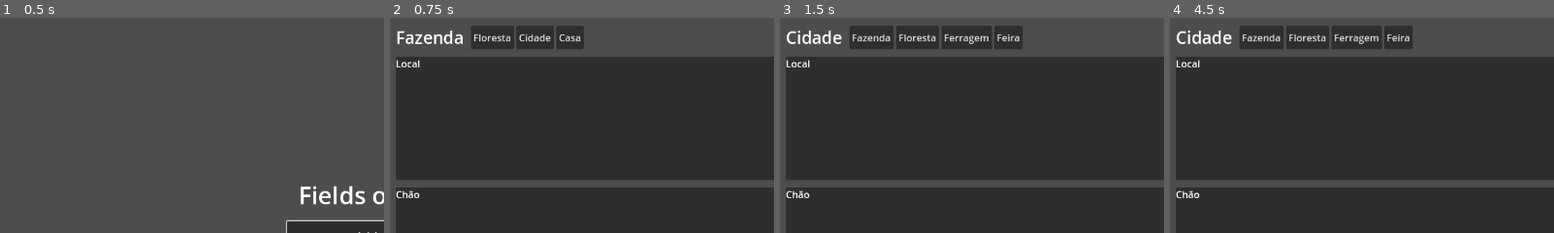
Above: before the commit, frames 1-4 (left to right).
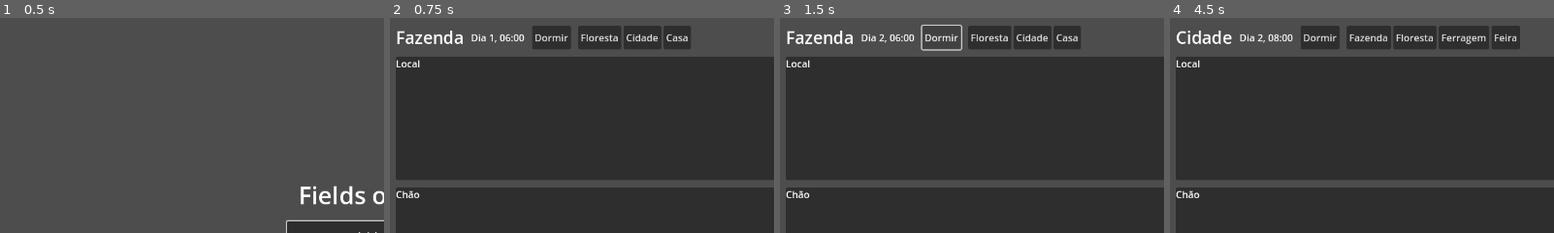
Above: after the commit, the same moments.

Repository: witoreel/fields-of-cards
Game: Godot game, scene res://ui/main_menu.tscn
The game is run twice, just before and just after one commit, with the same random seed, the same clock (stepped at 60 frames per second) and the same inputs.
Inputs (mouse positions are % of the whole screen's width and height, from its top left):
- Up to frame 1 (0.5 s): no input
- Up to frame 2 (0.75 s): click "Iniciar jogo" at 0.5 s
- Up to frame 3 (1.5 s): click (21, 5) at 1.25 s, where only the run after the commit has a clickable "Dormir"
- Up to frame 4 (4.5 s): click (12, 5) at 2 s, where only the run before the commit has a clickable "Fazenda"; click "Floresta" at 2.75 s; click "Fazenda" at 3.5 s; click "Cidade" at 4.25 s
The pictures show only the part of the screen within x 0-50%, y 0-50%; the shares and areas given below are measured in that part.

Frame 1 is identical in both runs. In frame 2, 4.6% of the frame differs, in the area x 21-79%, y 3-15%; in frame 3, 4.7%; in frame 4, 4.9%, in the area x 18-92%, y 3-15%.

Commit message:
Adiciona relógio, dia, dormir e debuff cansado (feature 2, T1-T5, T7-T9)
Co-Authored-By: Claude Sonnet 5.5 <noreply@anthropic.com>

Diff:
--- a/data/cards/semente.tres
+++ b/data/cards/semente.tres
@@ -8,3 +8,4 @@
 display_name = "Semente"
 props = PackedStringArray("stackable", "movable")
 weight = 5
+extra = {"grow_minutes": 20}
--- a/src/core/game_state.gd
+++ b/src/core/game_state.gd
@@ -8,7 +8,7 @@
 ## Áreas (AR1): HAND (mão), BACKPACK (mochila), STORAGE (storage aberto),
 ## LOCATION (cartas do local atual) e STAGE (o chão do local atual).
 
-const FORMAT_VERSION := 2
+const FORMAT_VERSION := 3
 const START_LOCATION := &"fazenda"
 
 const HAND := &"hand"
@@ -37,11 +37,38 @@
 
 ## Emitido ao chegar a um local (SV2 liga o autosave a ele).
 signal arrived(location_id: StringName)
+## Relógio (T2, T3, T7). `from_min` e `to_min` são minutos absolutos.
+signal time_advanced(from_min: int, to_min: int)
+## À meia-noite o dia termina (T7). `day` é o número do dia que acabou.
+signal day_ended(day: int)
+## O jogador acordou às 06:00 (T8) no dia `day`.
+signal woke_up(day: int)
+## Um evento agendado venceu (T3). Sistemas (crescimento, contas) ouvem isto.
+signal event_due(kind: String, data: Dictionary)
 ## Emitido quando cartas mudam de lugar ou de ordem, ou áreas abrem/fecham.
 signal areas_changed
 ## Emitido quando uma carta se soma a outra igual (C4). A interface usa para
 ## um destaque estático (W6).
 signal stacked(target_uid: int)
+
+const MINUTES_PER_DAY := 1440
+const WAKE_MINUTE := 360 # 06:00 (T8)
+const TIRED_MINUTE := 1320 # 22:00 (T9)
+
+## Minutos desde o início do dia 1, 00:00. O jogo começa às 06:00 do dia 1.
+var minutes := WAKE_MINUTE
+## Buffs e debuffs do jogador, como na carta (C9). Formato livre.
+var player_buffs: Array = []
+## Eventos agendados (T3): {at, kind, data}, guardados no save.
+var scheduled: Array = []
+
+## Custo de viagem em minutos entre locais de primeiro nível. Valores
+## provisórios, para balancear depois (T1). Dentro do mesmo pai custa 0.
+const TRAVEL_MINUTES := {
+	&"fazenda|floresta": 30,
+	&"fazenda|cidade": 60,
+	&"floresta|cidade": 90,
+}
 
 var current_location: StringName = START_LOCATION
 ## location_id (String) -> Array[Dictionary] de cartas, na ordem.
@@ -140,12 +167,118 @@
 	return out
 
 
+## Primeiro nível de um local (a cidade, para a ferragem).
+func root_of(id: StringName) -> StringName:
+	while parent_of(id) != &"":
+		id = parent_of(id)
+	return id
+
+
+## Minutos para ir de um local a outro (T1). Entre locais da mesma raiz é
+## zero; entre raízes, vem da tabela TRAVEL_MINUTES (simétrica).
+func travel_minutes(from: StringName, to: StringName) -> int:
+	var a := root_of(from)
+	var b := root_of(to)
+	if a == b:
+		return 0
+	var key := StringName("%s|%s" % [a, b])
+	var rkey := StringName("%s|%s" % [b, a])
+	return int(TRAVEL_MINUTES.get(key, TRAVEL_MINUTES.get(rkey, 0)))
+
+
+# --- Relógio --------------------------------------------------------------
+
+func day_number() -> int:
+	return minutes / MINUTES_PER_DAY + 1
+
+
+func minute_of_day() -> int:
+	return minutes % MINUTES_PER_DAY
+
+
+## "Dia 1, 06:00".
+func clock_text() -> String:
+	var m := minute_of_day()
+	return "Dia %d, %02d:%02d" % [day_number(), m / 60, m % 60]
+
+
+## Comando: avança o relógio (T1, T3). Se a meia-noite for atingida, o dia
+## termina de forma inevitável (T7): o jogador dorme e acorda às 06:00, e o
+## que sobrar da ação se perde.
+func advance_time(amount: int) -> void:
+	if amount <= 0:
+		return
+	var to_midnight := (minutes / MINUTES_PER_DAY + 1) * MINUTES_PER_DAY - minutes
+	if amount < to_midnight:
+		_step(amount)
+		return
+	_step(to_midnight)
+	_end_day_and_wake(true)
+
+
+## Comando: dorme até as 06:00 (T4, T8). Quem dormiu depois das 22:00 acorda
+## cansado (T9). Dormir é possível a qualquer hora (aberto: antes das 22:00).
+func sleep() -> void:
+	var m := minute_of_day()
+	var tired := m >= TIRED_MINUTE
+	if m < WAKE_MINUTE:
+		_step(WAKE_MINUTE - m)
+		_wake(tired)
+		return
+	_step(MINUTES_PER_DAY - m)
+	_end_day_and_wake(tired)
+
+
+func _end_day_and_wake(tired: bool) -> void:
+	day_ended.emit(day_number() - 1)
+	_step(WAKE_MINUTE)
+	_wake(tired)
+
+
+func _wake(tired: bool) -> void:
+	player_buffs = player_buffs.filter(func(b: Dictionary) -> bool: return b.get("id") != "cansado")
+	if tired:
+		# O efeito do "cansado" está em aberto; por ora é só o marcador.
+		player_buffs.append({"id": "cansado", "kind": "debuff"})
+	woke_up.emit(day_number())
+
+
+func is_tired() -> bool:
+	return player_buffs.any(func(b: Dictionary) -> bool: return b.get("id") == "cansado")
+
+
+func _step(amount: int) -> void:
+	var from := minutes
+	minutes += amount
+	_fire_due_events()
+	time_advanced.emit(from, minutes)
+	areas_changed.emit()
+
+
+## Agenda um evento para um minuto absoluto (T3).
+func schedule(at: int, kind: String, data: Dictionary = {}) -> void:
+	scheduled.append({"at": at, "kind": kind, "data": data.duplicate(true)})
+
+
+func _fire_due_events() -> void:
+	var due: Array = scheduled.filter(func(e: Dictionary) -> bool: return e["at"] <= minutes)
+	if due.is_empty():
+		return
+	scheduled = scheduled.filter(func(e: Dictionary) -> bool: return e["at"] > minutes)
+	due.sort_custom(func(a: Dictionary, b: Dictionary) -> bool: return a["at"] < b["at"])
+	for e in due:
+		event_due.emit(e["kind"], e["data"])
+
+
 ## Comando: anda para um local. Devolve falso se o local não existe.
 ## O tempo gasto (T1) ainda é zero, porque não há relógio.
 func travel_to(id: StringName) -> bool:
 	if not has_location(id):
 		return false
 	_close_storage_internal()
+	# A viagem gasta minutos (T1). Se a meia-noite cair no caminho, o dia
+	# acaba e o jogador acorda às 06:00 já no destino.
+	advance_time(travel_minutes(current_location, id))
 	current_location = id
 	arrived.emit(id)
 	areas_changed.emit()
@@ -369,6 +502,9 @@
 		"backpack_open": backpack_open,
 		"open_storage_uid": open_storage_uid,
 		"next_uid": next_uid,
+		"minutes": minutes,
+		"player_buffs": player_buffs.duplicate(true),
+		"scheduled": scheduled.duplicate(true),
 		# Inteiros de 64 bits viram texto: JSON só garante 53 bits.
 		"rng_seed": str(rng.seed),
 		"rng_state": str(rng.state),
@@ -376,12 +512,12 @@
 
 
 ## Reconstrói a partir de dados. Devolve null se algo estiver errado (SV4).
-## Aceita a versão 1 (sem mão, chão e storages).
+## Aceita versões antigas, preenchendo o que faltava.
 static func from_dict(data: Variant) -> GameState:
 	if not (data is Dictionary):
 		return null
 	var version := int(data.get("version", -1))
-	if version != FORMAT_VERSION and version != 1:
+	if version < 1 or version > FORMAT_VERSION:
 		return null
 	var s := GameState.new()
 	var extras = data.get("extra_locations", {})
@@ -417,6 +553,16 @@
 	s.backpack_open = bool(data.get("backpack_open", false))
 	s.open_storage_uid = int(data.get("open_storage_uid", 0))
 	s.next_uid = int(data.get("next_uid", 1))
+	s.minutes = int(data.get("minutes", WAKE_MINUTE))
+	var pb = data.get("player_buffs", [])
+	var sc = data.get("scheduled", [])
+	if not (pb is Array) or not (sc is Array):
+		return null
+	s.player_buffs = pb.duplicate(true)
+	for e in sc:
+		if not (e is Dictionary) or not e.has("at") or not (e.get("kind") is String):
+			return null
+		s.scheduled.append({"at": int(e["at"]), "kind": e["kind"], "data": e.get("data", {})})
 	if s.open_storage_uid != 0 and not s.storages.has(str(s.open_storage_uid)):
 		return null
 	var seed_text := str(data.get("rng_seed", ""))
--- /dev/null
+++ b/tests/check_clock.gd
@@ -0,0 +1,87 @@
+extends CheckBase
+## Feature 2: relógio e dia (T1-T5, T7-T9).
+## godot --headless --path . -s tests/check_clock.gd
+
+
+func _initialize() -> void:
+	label = "Verificações do relógio"
+	var s := GameState.new_game(1)
+	var woke := []
+	var ended := []
+	var events := []
+	s.woke_up.connect(func(d: int) -> void: woke.append(d))
+	s.day_ended.connect(func(d: int) -> void: ended.append(d))
+	s.event_due.connect(func(k: String, d: Dictionary) -> void: events.append([k, d, s.minutes]))
+
+	# US-2.1: começa às 06:00 do dia 1
+	_check(s.clock_text() == "Dia 1, 06:00", "começa às 06:00 (%s)" % s.clock_text())
+	# US-2.2: ações gastam minutos
+	s.advance_time(90)
+	_check(s.clock_text() == "Dia 1, 07:30", "avança 90 min")
+	s.advance_time(0)
+	_check(s.minutes == 450, "custo zero não muda o relógio")
+	_check(s.travel_minutes(&"fazenda", &"cidade") == 60 and s.travel_minutes(&"cidade", &"fazenda") == 60, "tabela de viagem é simétrica")
+	_check(s.travel_minutes(&"cidade", &"feira") == 0, "dentro da mesma raiz custa 0")
+	s.travel_to(&"cidade")
+	_check(s.minutes == 450 + 60, "viajar gasta minutos")
+	s.travel_to(&"ferragem")
+	_check(s.minutes == 510, "ir da cidade à ferragem não gasta")
+
+	# US-2.3: eventos agendados vencem em ordem com o relógio
+	s.schedule(s.minutes + 30, "b", {"x": 2})
+	s.schedule(s.minutes + 10, "a", {"x": 1})
+	s.advance_time(5)
+	_check(events.is_empty(), "nada venceu ainda")
+	s.advance_time(30)
+	_check(events.size() == 2 and events[0][0] == "a" and events[1][0] == "b", "venceram em ordem")
+	_check(s.scheduled.is_empty(), "agenda esvaziada")
+
+	# US-2.4: dormir leva às 06:00 do dia seguinte
+	s.sleep()
+	_check(s.clock_text() == "Dia 2, 06:00", "acorda às 06:00 do dia 2 (%s)" % s.clock_text())
+	_check(ended == [1] and woke == [2], "sinais de fim de dia e de acordar")
+	_check(not s.is_tired(), "dormir antes das 22:00 não cansa (US-2.7)")
+
+	# US-2.7: depois das 22:00 acordado, acorda cansado
+	s.advance_time(16 * 60 + 30) # 22:30
+	_check(s.clock_text() == "Dia 2, 22:30", "22:30")
+	s.sleep()
+	_check(s.clock_text() == "Dia 3, 06:00" and s.is_tired(), "acorda cansado")
+	s.sleep()
+	_check(not s.is_tired(), "o cansaço passa depois de dormir cedo")
+
+	# US-2.6: meia-noite é inevitável, e o que sobra da ação se perde
+	s.advance_time(17 * 60) # 23:00 do dia 4... 06:00 + 17h
+	_check(s.clock_text() == "Dia 4, 23:00", "23:00 do dia 4")
+	s.advance_time(120)
+	_check(s.clock_text() == "Dia 5, 06:00" and s.is_tired(), "a meia-noite fez dormir (%s)" % s.clock_text())
+	# Ação que termina exatamente à meia-noite também vira o dia
+	s.advance_time(18 * 60)
+	_check(s.clock_text() == "Dia 6, 06:00", "00:00 exata vira o dia (%s)" % s.clock_text())
+	# Acordar longe de casa: o jogador fica onde está (aberto)
+	_check(s.current_location == &"ferragem", "continua no mesmo local")
+	# Dormir de madrugada não existe: sleep às 06:00 pula o dia
+	var before := s.minutes
+	s.sleep()
+	_check(s.minutes == before + 1440, "dormir às 06:00 leva ao dia seguinte")
+
+	# Eventos que vencem durante a noite
+	s.schedule(s.minutes + 1100, "madrugada") # 00:20
+	events.clear()
+	s.advance_time(2000)
+	_check(events.size() == 1 and events[0][2] % 1440 == 360, "evento da noite dispara ao acordar")
+
+	# T5/US-2.5: tempos de crescimento são dados (campo extra da definição)
+	_check(s.catalog.get_def(&"semente").extra.get("grow_minutes", -1) != -1, "crescimento da semente é dado")
+
+	# Save guarda relógio, buffs e agenda
+	s.schedule(s.minutes + 5, "k", {"a": 1})
+	s.sleep()
+	s.advance_time(17 * 60 + 5)
+	s.sleep()
+	var r := GameState.from_dict(JSON.parse_string(JSON.stringify(s.to_dict())))
+	_check(r.minutes == s.minutes and r.is_tired() == s.is_tired(), "relógio e debuff salvos")
+	s.schedule(s.minutes + 5, "k", {"a": 1})
+	r = GameState.from_dict(JSON.parse_string(JSON.stringify(s.to_dict())))
+	_check(r.scheduled.size() == 1 and r.scheduled[0]["at"] == s.scheduled[0]["at"] and r.scheduled[0]["data"]["a"] == 1, "agenda salva")
+	_finish()
--- a/ui/game_placeholder.gd
+++ b/ui/game_placeholder.gd
@@ -12,6 +12,7 @@
 }
 
 var _location_label: Label
+var _clock_label: Label
 var _travel_box: HBoxContainer
 var _views: Dictionary = {} # area -> AreaView
 var _dirty := false
@@ -36,6 +37,12 @@
 	_location_label = Label.new()
 	_location_label.add_theme_font_size_override("font_size", 28)
 	header.add_child(_location_label)
+	_clock_label = Label.new()
+	header.add_child(_clock_label)
+	var sleep_btn := Button.new()
+	sleep_btn.text = "Dormir"
+	sleep_btn.pressed.connect(func() -> void: GameSession.state.sleep())
+	header.add_child(sleep_btn)
 	_travel_box = HBoxContainer.new()
 	_travel_box.size_flags_horizontal = Control.SIZE_EXPAND_FILL
 	header.add_child(_travel_box)
@@ -67,6 +74,7 @@
 	_dirty = false
 	var state := GameSession.state
 	_location_label.text = state.location_name(state.current_location)
+	_clock_label.text = state.clock_text() + ("  (cansado)" if state.is_tired() else "")
 	for child in _travel_box.get_children():
 		_travel_box.remove_child(child)
 		child.queue_free()
Not shown, added: tests/check_clock.gd.uid
